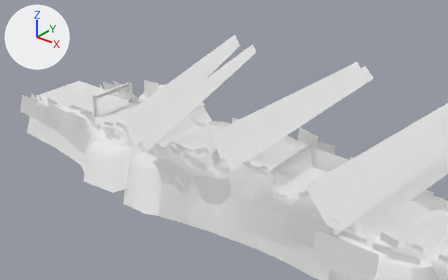
One commit to the FBX model Assets/Map/Models/Theme_01/Forest_07.fbx: the scene before it, then after it.
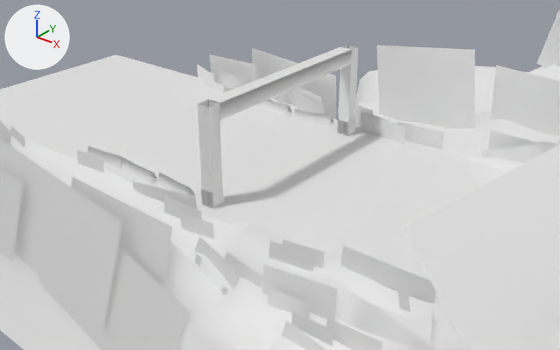
Each version is shown from a 50 mm lens placed at (141.0, -94.3, 64.1), pointed at (49.4, 20.2, -6.9), then close up from a 50 mm lens placed at (48.7, -25.9, 18.8), pointed at (24.5, 4.4, 0.0). Every picture has the same lights, and +X, +Y and +Z are marked at upper left. Where no turn or scale is listed for an object, it has been applied to the vertices.

The first close-up shows 'Ground_01', 'Label_01', 'Light_01', 'Mountain_01', 'Start_01', 'Tree_01'.
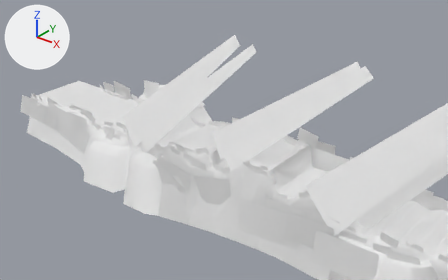
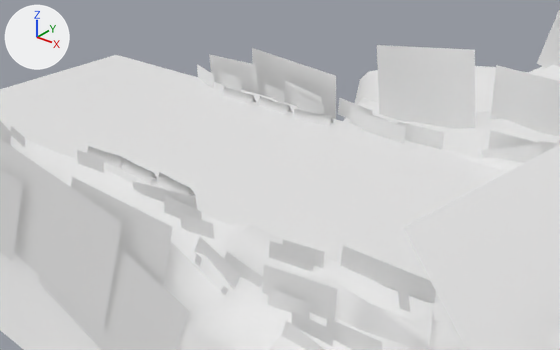
What differs and where, as boxes [x1, y1, x2, y2] in the close-ups (560 x 350 px):
'Start_01', deleted
    before: [198, 45, 358, 209]
    faces in mat_label_mat_01 (white #e7e7e7): [201, 47, 356, 209]
    faces in mat_leak_mat_01 (white #e7e7e7): [198, 45, 358, 193]

What changed in the scene script:
```text
Remove ob_start_01:
    ob_start_01 = bpy.data.objects.new('Start_01', me_mesh_008)
    ob_start_01.location = (23.89, 5.68, 2.76)
```
